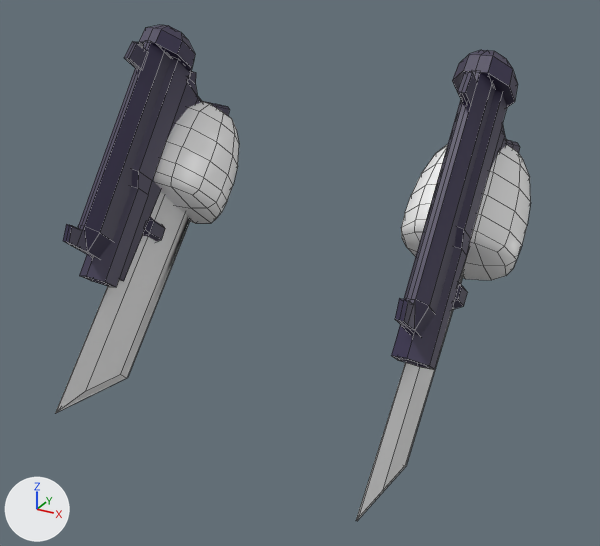
Renders of the FBX model theUnityProject/Assets/_Kniggas/Aliem/FBX/hominid_weapons.fbx from each side of a commit.
Both versions are drawn from a 50 mm lens placed at (2.79, -5.96, 2.79), pointed at (0.11, -1.07, 0.35). The lights are fixed; the arrows at lower left show +X, +Y and +Z. Mesh edges are drawn as thin lines. Where no turn or scale is listed for an object, it has been applied to the vertices.

The first picture shows 'meshAliemWeapon_Rifle', 'meshAliemWeapon_Rifle.R', 'meshAliemWeapon_Sword', 'meshAliemWeapon_Sword.R', 'meshAliemWeapon_Sword_Blade', 'meshAliemWeapon_Sword_Blade.R'.
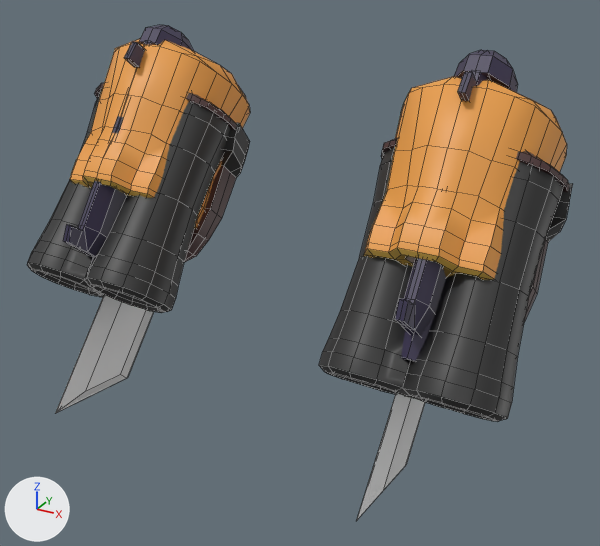
What differs and where, as boxes [x1, y1, x2, y2] in the pictures (600 x 546 px):
'meshAliemWeapon_SawedOff', added
    after: [319, 138, 573, 422]
'meshAliemWeapon_BBGun', added (orange)
    after: [363, 76, 567, 280]
'meshAliemWeapon_SawedOff.R', added
    after: [27, 83, 250, 313]
'meshAliemWeapon_BBGun.R', added (orange)
    after: [70, 39, 250, 229]
'meshAliemWeapon_Rifle', unchanged, covered by the edit
    before: [391, 50, 520, 370]
    after: [395, 50, 518, 361]
'meshAliemWeapon_Rifle.R', unchanged, covered by the edit
    before: [63, 25, 230, 287]
    after: [63, 25, 194, 263]
'meshAliemWeapon_Sword', unchanged, covered by the edit
    before: [401, 144, 531, 280]
'meshAliemWeapon_Sword.R', unchanged, covered by the edit
    before: [154, 102, 239, 223]

The change, as a list of edits to the scene's bpy script:
```text
Add img_texaliemrevolver_png:
    img_texaliemrevolver_png = load_image('texAliemRevolver.png', '../AliemBundle/Textures/texAliemRevolver.png', 512, 512, 'sRGB')
Add img_texaliembbgun_png:
    img_texaliembbgun_png = load_image('texAliemBBGun.png', '../AliemBundle/Textures/texAliemBBGun.png', 512, 512, 'sRGB')
Add mat_matrevolver_001:
    mat_matrevolver_001 = principled_material('matRevolver.001')
    mat_matrevolver_001.texture = img_texaliemrevolver_png
Add mat_matbbgun:
    mat_matbbgun = principled_material('matBBGun')
    mat_matbbgun.texture = img_texaliembbgun_png
Add me_sawedoffmesh_006:
    me_sawedoffmesh_006.from_pydata(...)  # 549 vertices, 538 faces; spans x -0.65..0.65, y -1.02..0.99, z -0.82..0.87
    me_sawedoffmesh_006.materials.append(mat_matrevolver_001)  # picture img_texaliemrevolver_png
Add me_sawedoffmesh_007:
    me_sawedoffmesh_007.from_pydata(...)  # 357 vertices, 350 faces; spans x -0.56..0.56, y -0.64..1.01, z -0.64..0.95
    me_sawedoffmesh_007.materials.append(mat_matbbgun)  # picture img_texaliembbgun_png
Add me_sawedoffmesh_008:
    me_sawedoffmesh_008.from_pydata(...)  # 375 vertices, 350 faces; spans x -0.56..0.56, y -0.64..1.01, z -0.64..0.95
    me_sawedoffmesh_008.materials.append(mat_matbbgun)  # picture img_texaliembbgun_png
Add me_sawedoffmesh_005:
    me_sawedoffmesh_005.from_pydata(...)  # 549 vertices, 538 faces; spans x -0.65..0.65, y -1.0..0.97, z -0.85..0.88
    me_sawedoffmesh_005.materials.append(mat_matrevolver_001)  # picture img_texaliemrevolver_png
Add me_revolvermesh_004:
    me_revolvermesh_004.from_pydata(...)  # 796 vertices, 818 faces; spans x -0.25..0.25, y -0.8..1.0, z -0.63..0.91
    me_revolvermesh_004.materials.append(mat_matrevolver_001)  # picture img_texaliemrevolver_png
Add ob_meshaliemweapon_sawedoff_r:
    ob_meshaliemweapon_sawedoff_r = bpy.data.objects.new('meshAliemWeapon_SawedOff.R', me_sawedoffmesh_006)
    ob_meshaliemweapon_sawedoff_r.location = (-1.329, -0.901, 0.736)
Add ob_meshaliemweapon_bbgun:
    ob_meshaliemweapon_bbgun = bpy.data.objects.new('meshAliemWeapon_BBGun', me_sawedoffmesh_007)
    ob_meshaliemweapon_bbgun.location = (1.199, -0.981, 0.869)
Add ob_meshaliemweapon_bbgun_r:
    ob_meshaliemweapon_bbgun_r = bpy.data.objects.new('meshAliemWeapon_BBGun.R', me_sawedoffmesh_008)
    ob_meshaliemweapon_bbgun_r.location = (-1.327, -0.913, 0.927)
Add ob_meshaliemweapon_sawedoff:
    ob_meshaliemweapon_sawedoff = bpy.data.objects.new('meshAliemWeapon_SawedOff', me_sawedoffmesh_005)
    ob_meshaliemweapon_sawedoff.location = (1.227, -0.95, 0.64)
Add ob_meshaliemweapon_revolver_r:
    ob_meshaliemweapon_revolver_r = bpy.data.objects.new('meshAliemWeapon_Revolver.R', me_revolvermesh_004)
    ob_meshaliemweapon_revolver_r.location = (-1.336, -0.841, 0.814)
```
